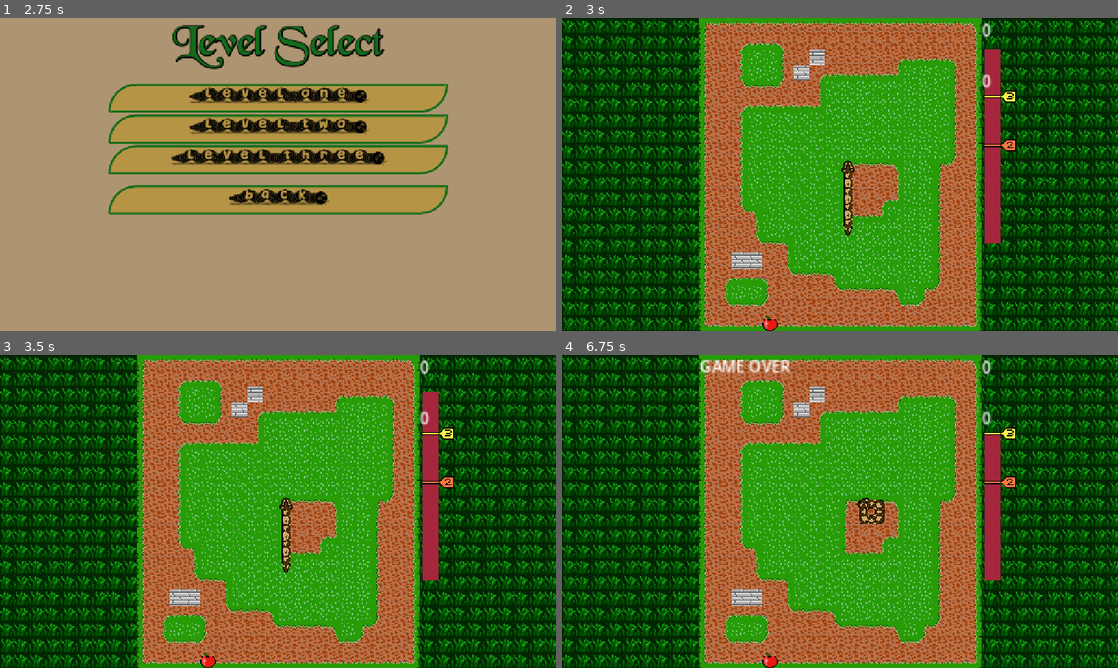
Above: before the commit, frames 1-4 (two rows, left to right).
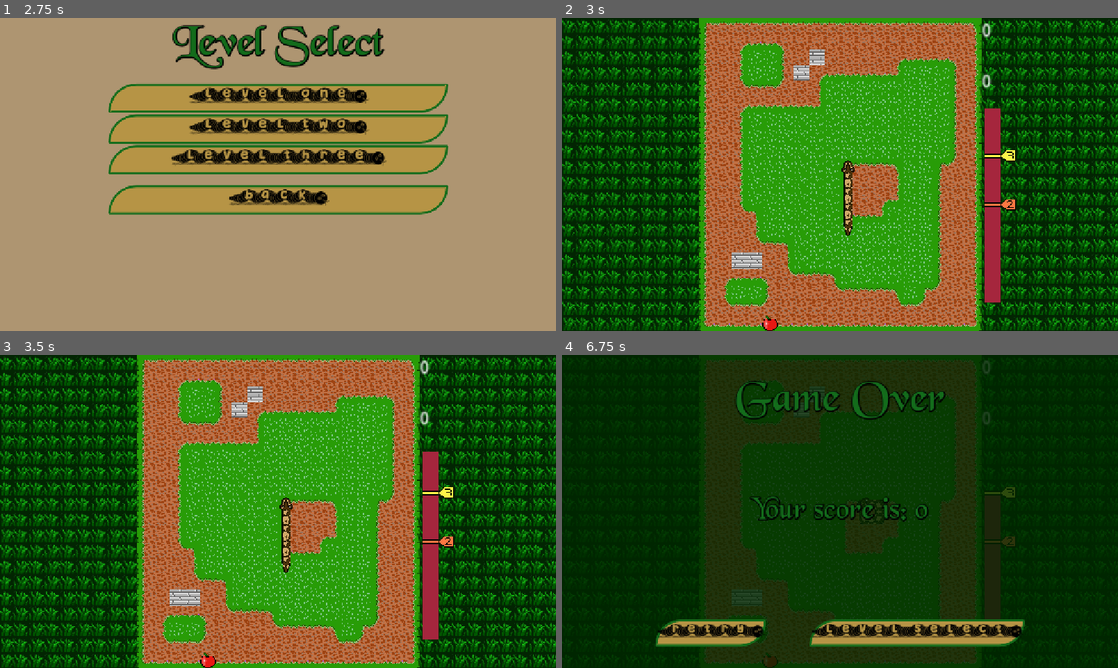
Above: after the commit, the same moments.

Repository: B-nce/Snake
Game: Godot game, scene res://scenes/main_menu_scene/main_menu.tscn
The game is run twice, just before and just after one commit, with the same random seed, the same clock (stepped at 60 frames per second) and the same inputs.
Inputs:
- Up to frame 1 (2.75 s): click "(New Game)" at 0.5 s; click "(back)" at 1.25 s; click "(New Game)" at 2 s
- Up to frame 2 (3 s): click "(Level one)" at 2.75 s
- Up to frame 3 (3.5 s): no input
- Up to frame 4 (6.75 s): hold Right (right) 3.53-4.28 s; hold Down (down) 4.28-5.03 s; hold Right (right) 5.03-5.78 s; hold Up (up) 5.78-6.53 s; hold Left (left) from 6.53 s (still down)

Frame 1 is identical in both runs. In frame 2, 1.5% of the frame differs, in the area x 76-82%, y 10-91%; in frame 3, 1.5%; in frame 4, 72%, in the area x 0-100%, y 0-100%.

Commit message:
Added game over scene

Diff:
--- /dev/null
+++ b/snake/scenes/game_over/game_over.gd
@@ -0,0 +1,14 @@
+class_name  GameOverScene
+extends Control
+
+
+func set_score(score: String) -> void:
+	%ScoreLabel.text = "Your score is: " + score
+
+
+func _on_retry_button_pressed() -> void:
+	get_tree().reload_current_scene()
+
+
+func _on_back_button_pressed() -> void:
+	get_tree().change_scene_to_file(Global.previous_scene_paths.pop_front())
--- /dev/null
+++ b/snake/scenes/game_over/game_over.tscn
@@ -0,0 +1,132 @@
+[gd_scene load_steps=6 format=3 uid="uid://imi832s1yq1x"]
+
+[ext_resource type="Script" uid="uid://lnvx7s6vj3m0" path="res://scenes/game_over/game_over.gd" id="1_anb0t"]
+[ext_resource type="FontFile" uid="uid://cxaq1lpo2t7ho" path="res://fonts/black_charcoal.TTF" id="2_vtso4"]
+[ext_resource type="FontFile" uid="uid://cm40i6mvl1t3e" path="res://fonts/snake_business.ttf" id="3_p1tbv"]
+
+[sub_resource type="StyleBoxFlat" id="StyleBoxFlat_iqjl0"]
+bg_color = Color(0.714734, 0.581304, 0.271327, 1)
+border_width_left = 5
+border_width_top = 5
+border_width_right = 5
+border_width_bottom = 5
+border_color = Color(0.0745098, 0.423529, 0.105882, 1)
+corner_radius_top_left = 5
+corner_radius_top_right = 150
+corner_radius_bottom_right = 5
+corner_radius_bottom_left = 150
+
+[sub_resource type="StyleBoxFlat" id="StyleBoxFlat_3mpp1"]
+bg_color = Color(0.714734, 0.581304, 0.271327, 1)
+border_width_left = 5
+border_width_top = 5
+border_width_right = 5
+border_width_bottom = 5
+border_color = Color(0.0745098, 0.423529, 0.105882, 1)
+corner_radius_top_left = 150
+corner_radius_top_right = 5
+corner_radius_bottom_right = 150
+corner_radius_bottom_left = 5
+
+[node name="GameOver" type="Control"]
+layout_mode = 3
+anchors_preset = 15
+anchor_right = 1.0
+anchor_bottom = 1.0
+grow_horizontal = 2
+grow_vertical = 2
+script = ExtResource("1_anb0t")
+
+[node name="Background" type="ColorRect" parent="."]
+layout_mode = 1
+anchors_preset = 15
+anchor_right = 1.0
+anchor_bottom = 1.0
+grow_horizontal = 2
+grow_vertical = 2
+color = Color(0, 0.14902, 0, 0.823529)
+
+[node name="GameOverLabel" type="Label" parent="."]
+unique_name_in_owner = true
+layout_mode = 1
+anchors_preset = 5
+anchor_left = 0.5
+anchor_right = 0.5
+offset_left = -241.0
+offset_top = 43.0
+offset_right = 241.0
+offset_bottom = 169.0
+grow_horizontal = 2
+theme_override_colors/font_color = Color(0.0745098, 0.423529, 0.105882, 1)
+theme_override_colors/font_shadow_color = Color(0, 0, 0, 1)
+theme_override_constants/shadow_outline_size = 10
+theme_override_fonts/font = ExtResource("2_vtso4")
+theme_override_font_sizes/font_size = 100
+text = "Game Over"
+
+[node name="ButtonContainer" type="HBoxContainer" parent="."]
+layout_mode = 1
+anchors_preset = 12
+anchor_top = 1.0
+anchor_right = 1.0
+anchor_bottom = 1.0
+offset_top = -111.0
+offset_bottom = -50.0
+grow_horizontal = 2
+grow_vertical = 0
+theme_override_constants/separation = 100
+alignment = 1
+
+[node name="RetryButton" type="Button" parent="ButtonContainer"]
+layout_mode = 2
+size_flags_vertical = 3
+focus_mode = 0
+theme_override_colors/font_hover_color = Color(0.0745098, 0.423529, 0.105882, 1)
+theme_override_colors/font_color = Color(0, 0, 0, 1)
+theme_override_colors/font_focus_color = Color(0.0745098, 0.423529, 0.105882, 1)
+theme_override_colors/font_pressed_color = Color(0, 0, 0, 1)
+theme_override_fonts/font = ExtResource("3_p1tbv")
+theme_override_font_sizes/font_size = 50
+theme_override_styles/hover = SubResource("StyleBoxFlat_iqjl0")
+theme_override_styles/pressed = SubResource("StyleBoxFlat_iqjl0")
+theme_override_styles/normal = SubResource("StyleBoxFlat_3mpp1")
+text = "(Retry)"
+
+[node name="BackButton" type="Button" parent="ButtonContainer"]
+layout_mode = 2
+size_flags_vertical = 3
+focus_mode = 0
+theme_override_colors/font_hover_color = Color(0.0745098, 0.423529, 0.105882, 1)
+theme_override_colors/font_color = Color(0, 0, 0, 1)
+theme_override_colors/font_focus_color = Color(0.0745098, 0.423529, 0.105882, 1)
+theme_override_colors/font_pressed_color = Color(0, 0, 0, 1)
+theme_override_fonts/font = ExtResource("3_p1tbv")
+theme_override_font_sizes/font_size = 50
+theme_override_styles/hover = SubResource("StyleBoxFlat_iqjl0")
+theme_override_styles/pressed = SubResource("StyleBoxFlat_iqjl0")
+theme_override_styles/normal = SubResource("StyleBoxFlat_3mpp1")
+text = "(level select)"
+
+[node name="ScoreLabel" type="Label" parent="."]
+unique_name_in_owner = true
+layout_mode = 1
+anchors_preset = 8
+anchor_left = 0.5
+anchor_top = 0.5
+anchor_right = 0.5
+anchor_bottom = 0.5
+offset_left = -86.0
+offset_top = -44.5
+offset_right = 86.0
+offset_bottom = 44.5
+grow_horizontal = 2
+grow_vertical = 2
+theme_override_colors/font_color = Color(0.0745098, 0.423529, 0.105882, 1)
+theme_override_colors/font_shadow_color = Color(0, 0, 0, 1)
+theme_override_constants/shadow_outline_size = 10
+theme_override_fonts/font = ExtResource("2_vtso4")
+theme_override_font_sizes/font_size = 70
+text = "Score"
+
+[connection signal="pressed" from="ButtonContainer/RetryButton" to="." method="_on_retry_button_pressed"]
+[connection signal="pressed" from="ButtonContainer/BackButton" to="." method="_on_back_button_pressed"]
--- a/snake/scenes/level_base/level_base.gd
+++ b/snake/scenes/level_base/level_base.gd
@@ -38,9 +38,9 @@
 
 func _on_player_apple_eaten() -> void:
 	if !$ScoreTimer.is_stopped():
+		$ScoreTimer.stop()
 		score += _calculate_score_from_time($ScoreTimer.wait_time, $ScoreTimer.wait_time - $ScoreTimer.time_left)
 		_update_score(score)
-		$ScoreTimer.stop()
 	_spawn_apple()
 	$ScoreTimer.set_wait_time(_calculate_distance(apple_position, player.position))
 	$TimeLabel._reset()
@@ -90,12 +90,12 @@
 
 
 func _on_player_snake_death() -> void:
-	var label: Label = Label.new()
-	add_child(label)
-	label.text = "GAME OVER"
-	label.size = Vector2(40,40)
 	if score > high_score:
 		Global.save_high_score(level_name, score)
+	var game_over: GameOverScene = load("res://scenes/game_over/game_over.tscn").instantiate()
+	get_tree().root.add_child(game_over)
+	game_over.set_score(%ScoreLabel.text)
+
 
 
 func _spawn_apple() ->void:
--- a/snake/scenes/level_base/level_base.tscn
+++ b/snake/scenes/level_base/level_base.tscn
@@ -1,16 +1,14 @@
-[gd_scene load_steps=19 format=3 uid="uid://c81kvk2hvopbe"]
+[gd_scene load_steps=22 format=3 uid="uid://c81kvk2hvopbe"]
 
 [ext_resource type="Script" uid="uid://7eurtcxo075w" path="res://scenes/level_base/level_base.gd" id="1_ncu3c"]
 [ext_resource type="PackedScene" uid="uid://iocv5fo1fth5" path="res://scenes/player/player.tscn" id="2_kr674"]
 [ext_resource type="Texture2D" uid="uid://bvwta8y6735xf" path="res://assets/sprites/green_tile_set.png" id="2_ncu3c"]
 [ext_resource type="Texture2D" uid="uid://coti70vxrwpc3" path="res://assets/sprites/purple_tile_set.png" id="2_txia2"]
-[ext_resource type="Texture2D" uid="uid://drc5hgjnbu6d2" path="res://assets/sprites/tall_grass.png" id="3_kr674"]
 [ext_resource type="Script" uid="uid://qj14a648ye8m" path="res://scenes/level_base/time_label.gd" id="5_kr674"]
 [ext_resource type="Shader" uid="uid://1pimjkuyeig7" path="res://scenes/level_base/tall_grass.gdshader" id="5_tn631"]
 [ext_resource type="Texture2D" uid="uid://cmh48ao1wb83h" path="res://assets/sprites/three_point_mark.png" id="6_p2h7h"]
+[ext_resource type="Texture2D" uid="uid://cqm1n7i1a6s1t" path="res://assets/sprites/tall_grass_1.png" id="6_tn631"]
 [ext_resource type="Texture2D" uid="uid://d1k0p4d6l4ptd" path="res://assets/sprites/two_point_mark.png" id="7_48c0a"]
-[ext_resource type="Shader" uid="uid://1pimjkuyeig7" path="res://scenes/level_base/tall_grass.gdshader" id="5_tn631"]
-[ext_resource type="Texture2D" uid="uid://cqm1n7i1a6s1t" path="res://assets/sprites/tall_grass_1.png" id="6_tn631"]
 [ext_resource type="Texture2D" uid="uid://c1fvsmjat7xlu" path="res://assets/sprites/tall_grass_purple_1.png" id="7_p2h7h"]
 
 [sub_resource type="TileSetAtlasSource" id="TileSetAtlasSource_kr674"]
@@ -187,6 +185,7 @@
 text = "0"
 
 [node name="TimeLabel" type="Line2D" parent="."]
+position = Vector2(0, 60.5)
 points = PackedVector2Array(300, 230, 300, 30)
 width = 16.0
 default_color = Color(0.647061, 0.147944, 0.240398, 1)
Not shown, added: snake/scenes/game_over/game_over.gd.uid
